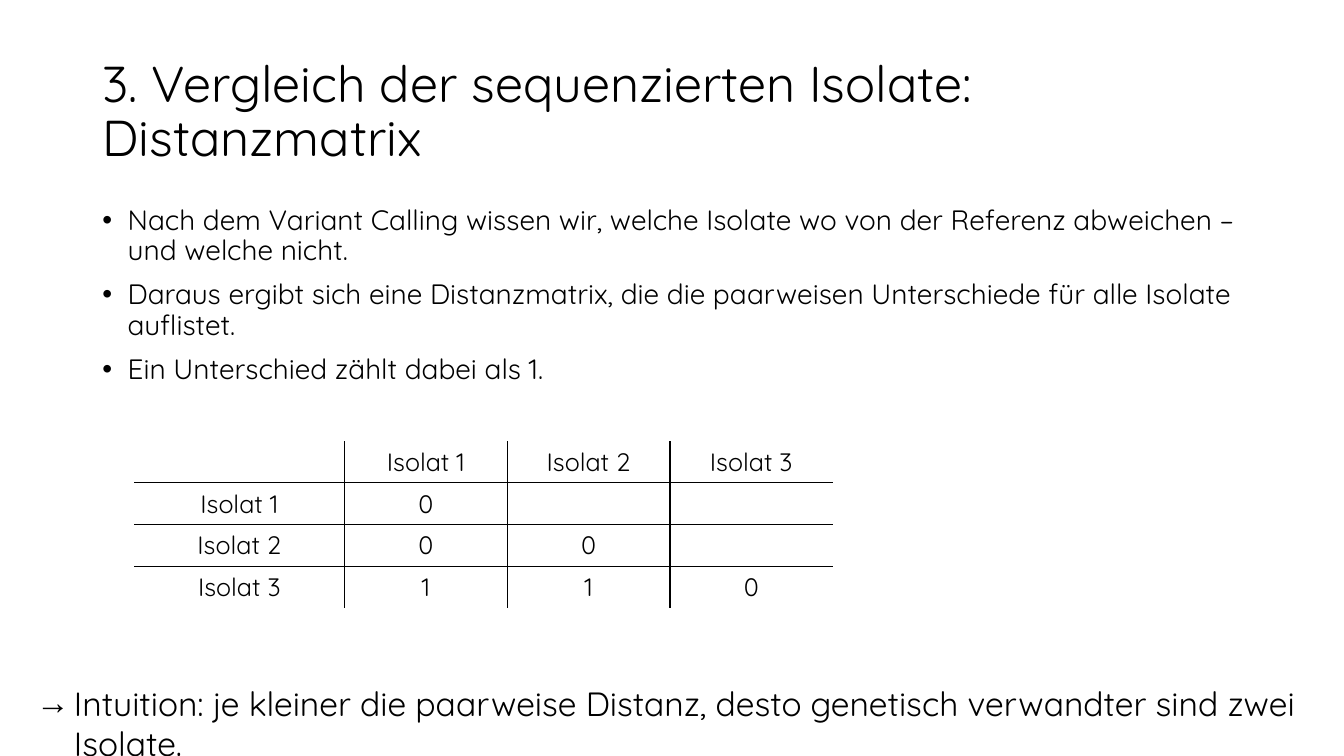
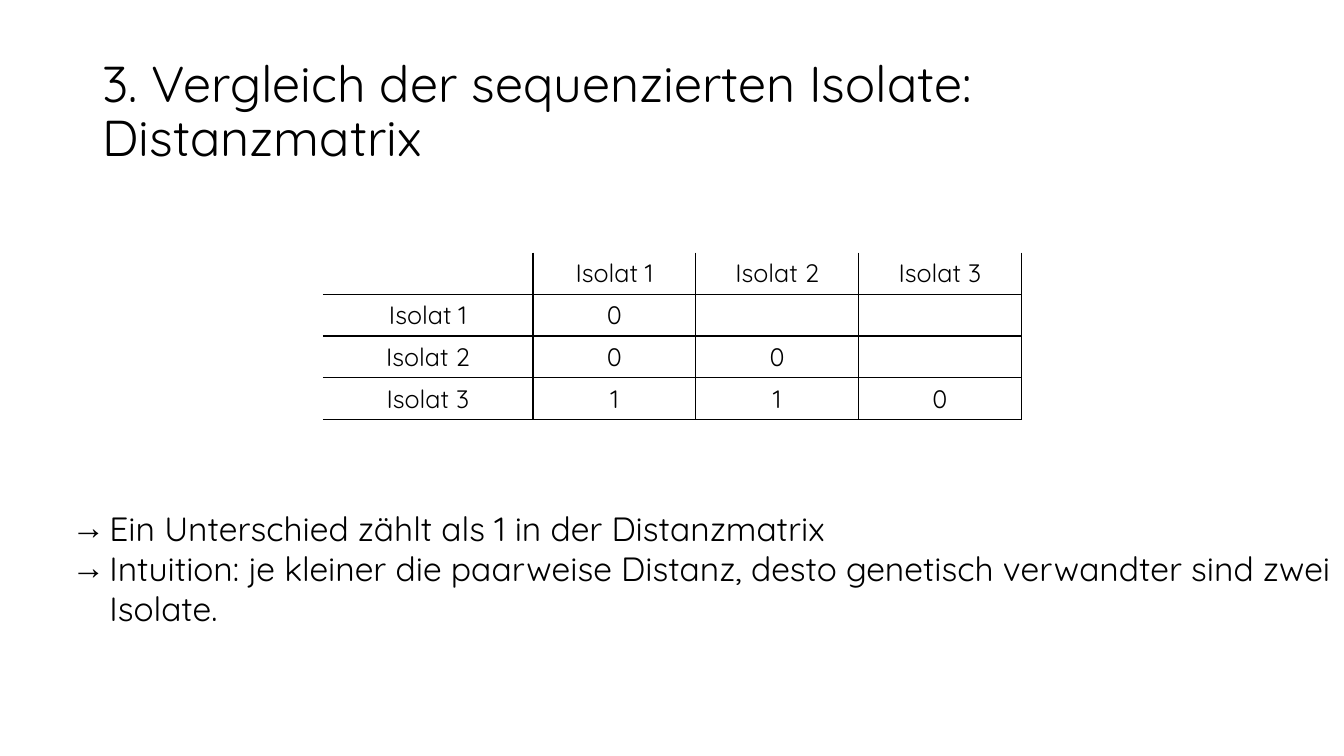
Before and after one commit to DiltheyLab/Teaching, a slide deck: slide 12 of Genomische Epidemiologie.pptx (slide 13 before the commit). Drawn at 1344x756 pixels with LibreOffice and Linux fonts; fonts in the diff are those of the drawing. Boxes give left, top, right and bottom in pixels: in the first picture for what was removed or moved away, otherwise in the second. Text is boxed around its words. In the diff, an @@ line names an element or a change of style, - is before the commit and + after.

```diff
--- a/Genomische Epidemiologie.pptx
+++ b/Genomische Epidemiologie.pptx
@@ text removed at box(128, 209, 1230, 380) @@
-• Nach dem Variant Calling wissen wir, welche Isolate wo von der Referenz abweichen – und welche nicht.
-• Daraus ergibt sich eine Distanzmatrix, die die paarweisen Unterschiede für alle Isolate auflistet.
-• Ein Unterschied zählt dabei als 1.
@@ table at box(323, 253, 1020, 416) @@
@@ borders changed @@
@@ table: place and size @@
-table at box(134, 442, 832, 605)
+table at box(323, 253, 1020, 416)
@@ text "Ein Unterschied zählt als 1 ...": place and size @@
-text "Ein Unterschied zählt als 1 ..." at box(74, 691, 1295, 723)
+text "Ein Unterschied zählt als 1 ..." at box(109, 516, 1330, 588)
@@ text at box(109, 516, 825, 542): paragraph added @@
+→ Ein Unterschied zählt als 1 in der Distanzmatrix
```
Also in this commit, not shown: 9 other slides changed, 3 slides removed.
